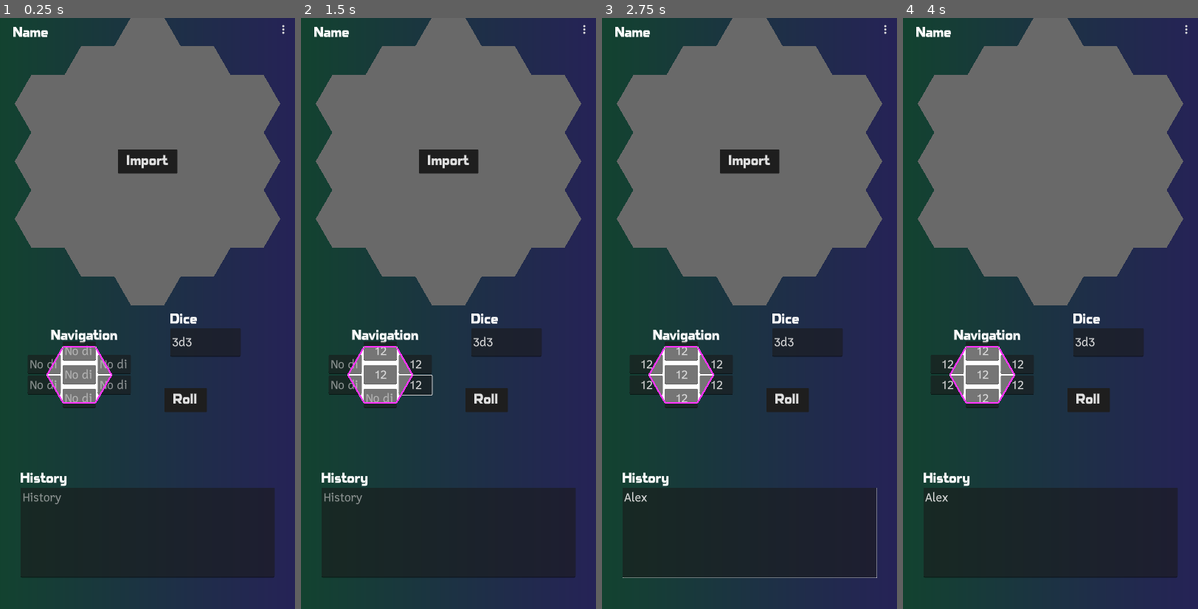
Above: before the commit, frames 1-4 (left to right).
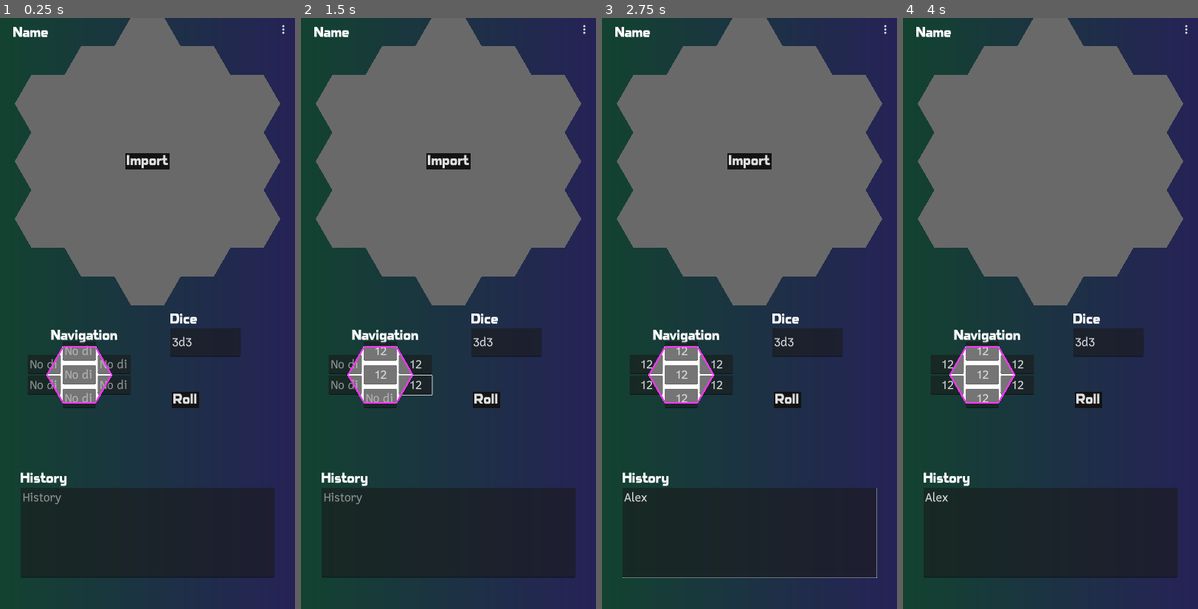
Above: after the commit, the same moments.

Repository: ashestosea/hex-flower
Game: Godot game, scene res://scenes/main.tscn
Same seed, same stepped clock (60 frames per second), same inputs: the game is played once before the commit and once after it.
Inputs (mouse positions are in pixels of both pictures, inside the frame that each line leads up to):
- Up to frame 1 (0.25 s): no input
- Up to frame 2 (1.5 s): click (380, 372) at 0.52 s; type "12" at 0.6 s; click (380, 348) at 0.75 s; type "12" at 0.83 s; click (416, 366) at 0.98 s; type "12" at 1.07 s; click (416, 384) at 1.27 s; type "12" at 1.35 s
- Up to frame 3 (2.75 s): click (681, 396) at 1.5 s; type "12" at 1.58 s; click (646, 384) at 1.73 s; type "12" at 1.82 s; click (646, 366) at 2.02 s; type "12" at 2.1 s; click (749, 532) at 2.25 s; type "Alex" at 2.33 s
- Up to frame 4 (4 s): click "Import" at 2.75 s; click "Roll" at 3.5 s

The runs differ from the first frame. In frame 1, 0.7% of the frame differs, in the area x 40-70%, y 22-67%; in frame 2, 0.7%; in frame 3, 0.7%; in frame 4, 0.3%.

Commit message:
Remove margin from button style

Diff:
--- a/themes/default_theme.tres
+++ b/themes/default_theme.tres
@@ -1,19 +1,17 @@
-[gd_resource type="Theme" load_steps=23 format=3 uid="uid://ffkwu82iptgy"]
+[gd_resource type="Theme" load_steps=25 format=3 uid="uid://ffkwu82iptgy"]
 
 [ext_resource type="FontFile" uid="uid://bkrx6s1iret2i" path="res://assets/fonts/Deledda Open Black.ttf" id="1_w30x4"]
 [ext_resource type="StyleBox" uid="uid://g4kae1g15uf1" path="res://assets/full_screen_button_style_box_flat.tres" id="2_2hmim"]
 [ext_resource type="FontFile" uid="uid://yrvvlsqlhpds" path="res://assets/fonts/Cadman_Roman.otf" id="3_w6qed"]
 
-[sub_resource type="StyleBoxFlat" id="StyleBoxFlat_76su5"]
-bg_color = Color(0.12, 0.12, 0.12, 1)
-corner_radius_top_left = 2
-corner_radius_top_right = 2
-corner_radius_bottom_right = 2
-corner_radius_bottom_left = 2
-expand_margin_left = 20.0
-expand_margin_top = 10.0
-expand_margin_right = 20.0
-expand_margin_bottom = 10.0
+[sub_resource type="StyleBoxFlat" id="StyleBoxFlat_r3wbk"]
+bg_color = Color(0.14902, 0.14902, 0.14902, 1)
+
+[sub_resource type="StyleBoxFlat" id="StyleBoxFlat_v8l1i"]
+bg_color = Color(0.0755101, 0.0755101, 0.0755101, 1)
+
+[sub_resource type="StyleBoxFlat" id="StyleBoxFlat_ql0dr"]
+bg_color = Color(0.190762, 0.190762, 0.190762, 1)
 
 [sub_resource type="StyleBoxEmpty" id="StyleBoxEmpty_svkhl"]
 
@@ -78,7 +76,9 @@
 BigButton/fonts/font = ExtResource("1_w30x4")
 Button/font_sizes/font_size = 36
 Button/fonts/font = ExtResource("1_w30x4")
-Button/styles/normal = SubResource("StyleBoxFlat_76su5")
+Button/styles/hover = SubResource("StyleBoxFlat_r3wbk")
+Button/styles/normal = SubResource("StyleBoxFlat_v8l1i")
+Button/styles/pressed = SubResource("StyleBoxFlat_ql0dr")
 FlatColorButton/base_type = &"Button"
 FlatColorButton/styles/disabled = ExtResource("2_2hmim")
 FlatColorButton/styles/focus = ExtResource("2_2hmim")
